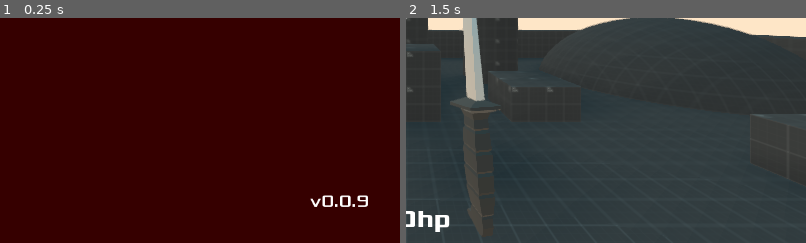
Above: before the commit, frames 1-2 (left to right).
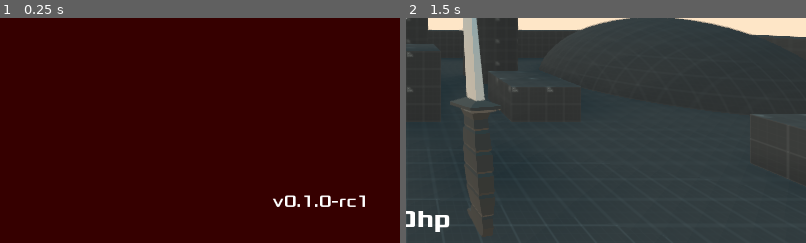
Above: after the commit, the same moments.

Repository: garhow/riot
Game: Godot game, scene res://scenes/main.tscn
Same seed, same stepped clock (60 frames per second), same inputs: the game is played once before the commit and once after it.
Inputs (mouse positions are % of the whole screen's width and height, from its top left):
- Up to frame 1 (0.25 s): no input
- Up to frame 2 (1.5 s): tap Enter at 0.5 s; move the mouse to (72, 45) at 0.52 s; hold D (move_right) 0.53-1.25 s; right-click (72, 45) at 0.6 s; click (72, 45) at 0.67 s; tap Space (jump) at 0.77 s; click "Host" at 1.25 s
The pictures show only the part of the screen within x 50-100%, y 50-100%; the shares and areas given below are measured in that part.

The runs differ from the first frame. In frame 1, 0.6% of the frame differs, in the area x 68-92%, y 78-84%; in frame 2, nothing differs.

Commit message:
Finalize v0.1.0-rc1

Diff:
--- a/src/project.godot
+++ b/src/project.godot
@@ -36,7 +36,7 @@
 config/description="A multiplayer team-based shooter"
 run/main_scene="res://scenes/main.tscn"
 config/icon="res://misc/icon.png"
-config/version="0.0.9"
+config/version="0.1.0-rc1"
 config/protocol_version=6
 
 [autoload]
